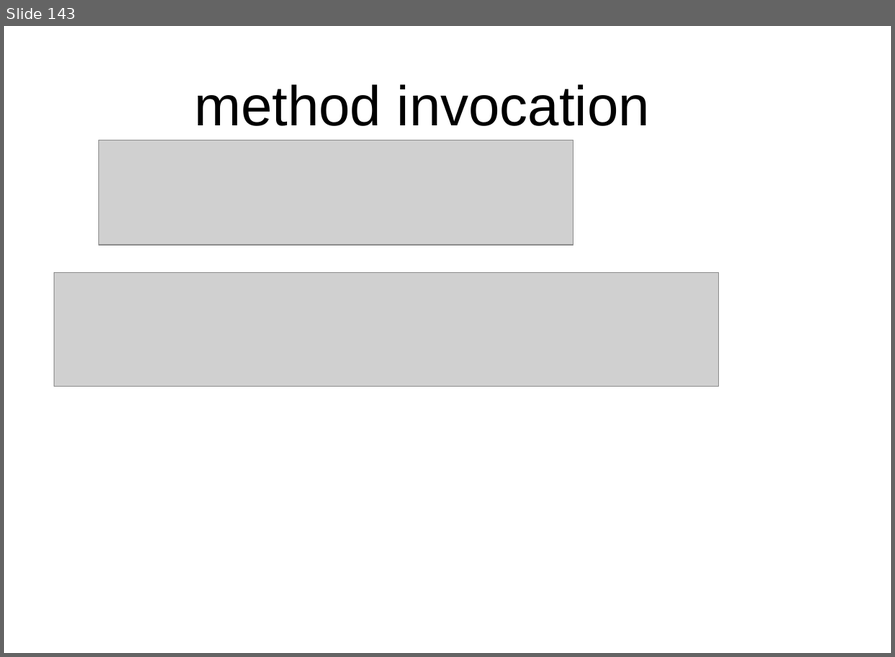
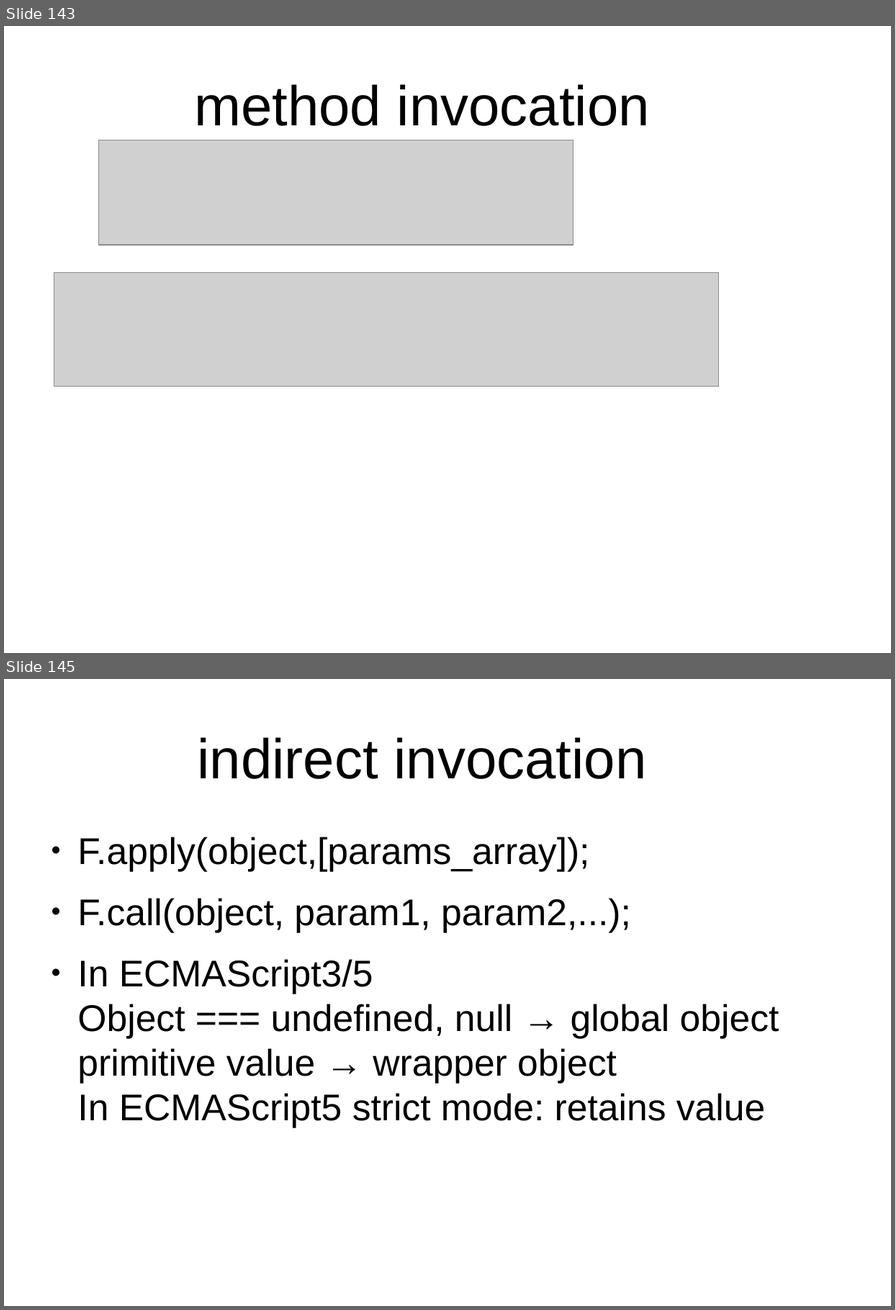
Before and after one commit to peterborkuti/other, a slide deck: JavaScriptBasics/jsbasics-slide.odp. Shown one above the other, each under a label of ours: slide 143 before the commit, slides 143 and 145 after it; the slides between them are not shown. The pictures are 895x657 and 895x1310 pixels, drawn with LibreOffice and Linux fonts; fonts in the diff are those of the drawing; grey boxes stand for pictures; background and template pictures are left out. Boxes give left, top, right and bottom in pixels: in the first picture for what was removed or moved away, otherwise in the second. Text is boxed around its words. In the diff, an @@ line names an element or a change of style, - is before the commit and + after.

```diff
--- a/JavaScriptBasics/jsbasics-slide.odp
+++ b/JavaScriptBasics/jsbasics-slide.odp
@@ slide 145 added at <box>4,679,891,1306</box>, background #FFFFFF @@
@@ title added at <box>198,737,646,779</box>, 53.3 pt, text #000000 @@
+indirect invocation
@@ text added at <box>77,837,779,1128</box>, 35.3 pt, text #000000 @@
+● F.apply(object,[params_array]);
+● F.call(object, param1, param2,...);
+● In ECMAScript3/5
+  Object === undefined, null → global object
+  primitive value → wrapper object
+  In ECMAScript5 strict mode: retains value
```
Also in this commit, not shown: 1 slide changed, 34 other slides added, 2 other files.
